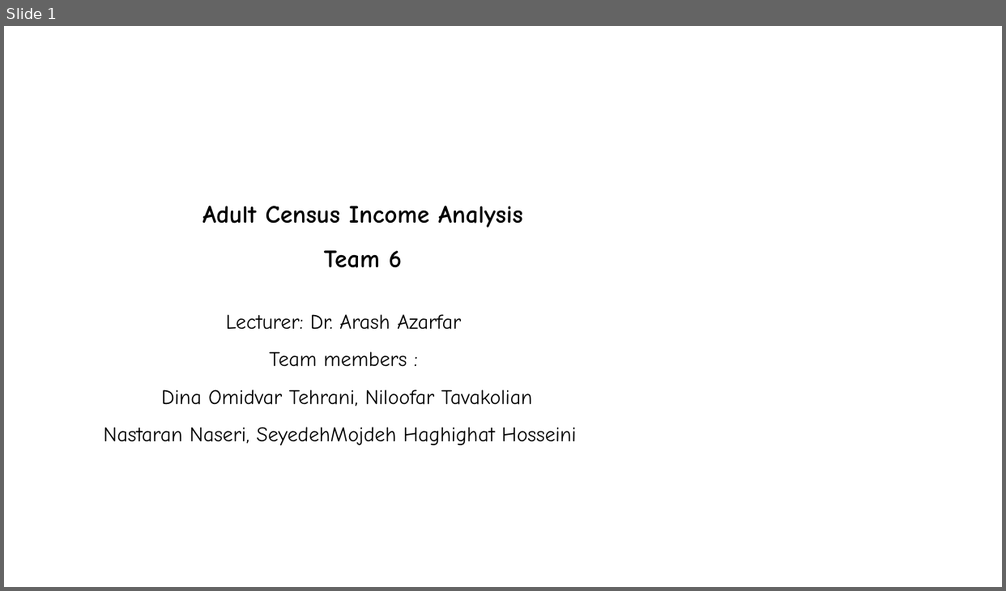
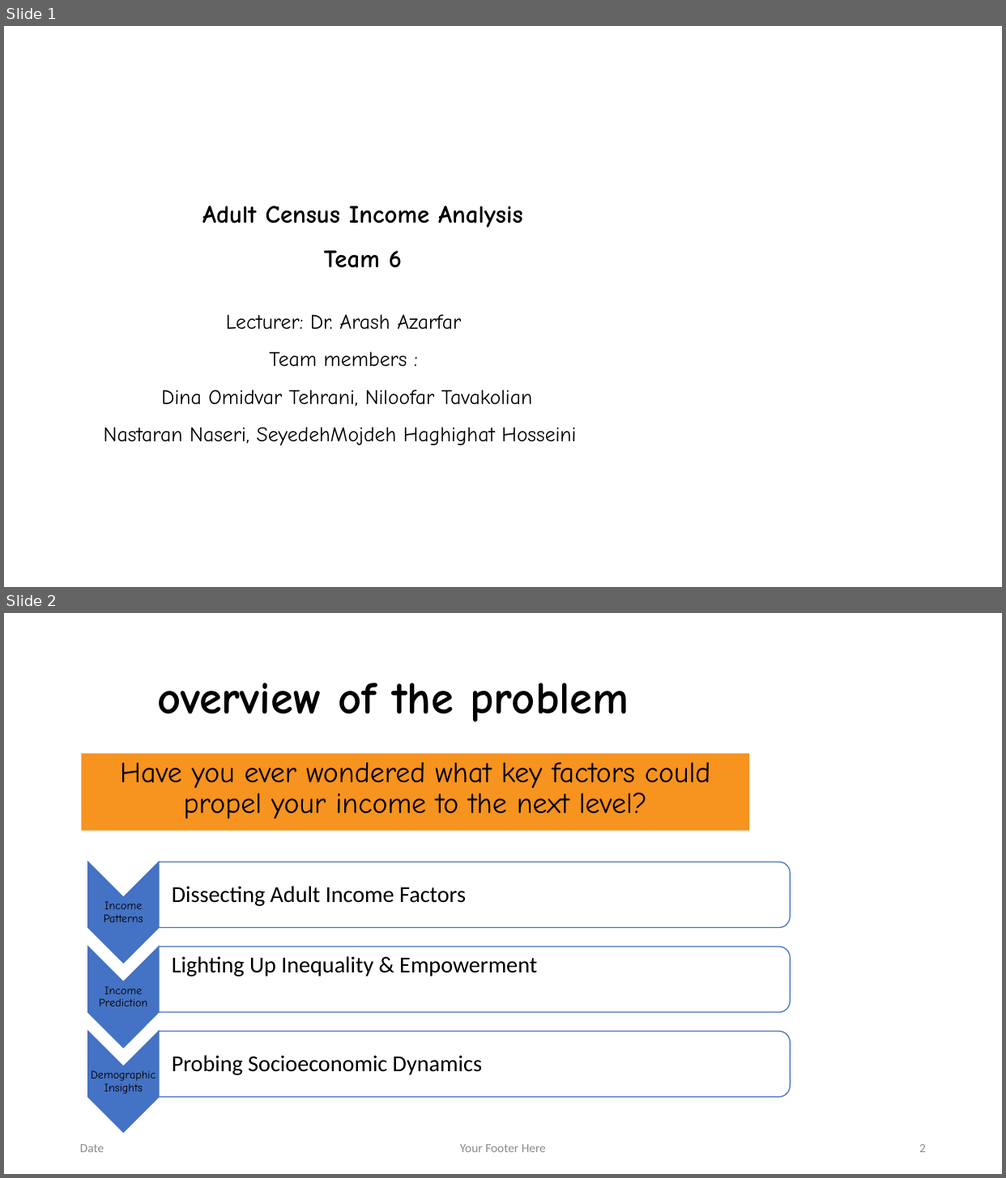
Before and after one commit to dinaomidvartehrani/Adult-Census-Income-Analysis, a slide deck: Presentation.pptx. Shown one above the other, each under a label of ours: slide 1 before the commit, slides 1 and 2 after it. The pictures are 1006x591 and 1006x1178 pixels, drawn with LibreOffice and Linux fonts; fonts in the diff are those of the drawing; background and template pictures are left out. Boxes give left, top, right and bottom in pixels: in the first picture for what was removed or moved away, otherwise in the second. Text is boxed around its words. In the diff, an @@ line names an element or a change of style, - is before the commit and + after.

```diff
--- a/Presentation.pptx
+++ b/Presentation.pptx
@@ slide 2 added at (x1=4, y1=613, x2=1002, y2=1174), background picture (left out) @@
@@ title added at (x1=157, y1=683, x2=629, y2=722), 44 pt, text #000000, bold @@
+overview of the problem
@@ text added at (x1=81, y1=754, x2=750, y2=831), fill #F7931F, 28 pt, text #000000 @@
+Have you ever wondered what key factors could propel your income to the next level?
@@ group added at (x1=88, y1=862, x2=790, y2=1132): 6 texts, 3 chevrons, 3 round same rects @@
+Income Patterns
+  Dissecting Adult Income Factors
+Income Prediction
+  Lighting Up Inequality & Empowerment
+Demographic Insights
+  Probing Socioeconomic Dynamics
@@ text added at (x1=80, y1=1144, x2=104, y2=1152), 12 pt, text #8C8C8C @@
+Date
@@ text added at (x1=460, y1=1144, x2=546, y2=1152), 12 pt, text #8C8C8C @@
+Your Footer Here
@@ page number added at (x1=919, y1=1144, x2=926, y2=1152), 12 pt, text #8C8C8C @@
+2
```
Also in this commit, not shown: 4 slides changed, 1 other slide added.
